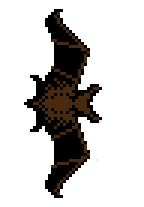
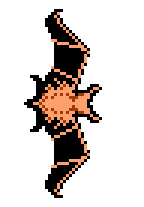
Layers edited between the first and the second 144 x 207 image:
pixels changed over bbox(33, 12, 102, 195) (layer not identified)
